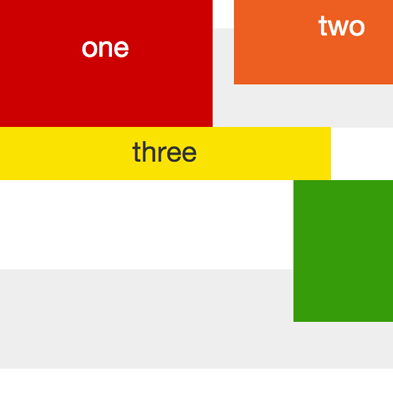
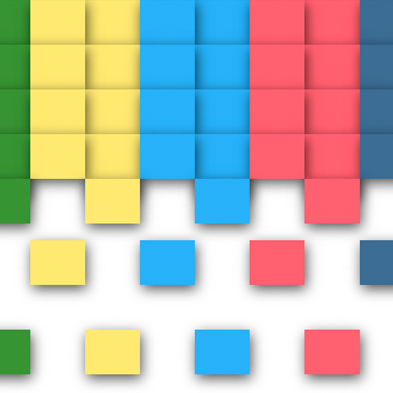
Comparing the layer stacks of the two 393x393 images. Changes:
added layer "Layer 2" above "Layer 1" over [0, 0, 393, 392]
hid "stuck" over [0, 0, 393, 392]
showed "performance" over [0, 0, 393, 392]
